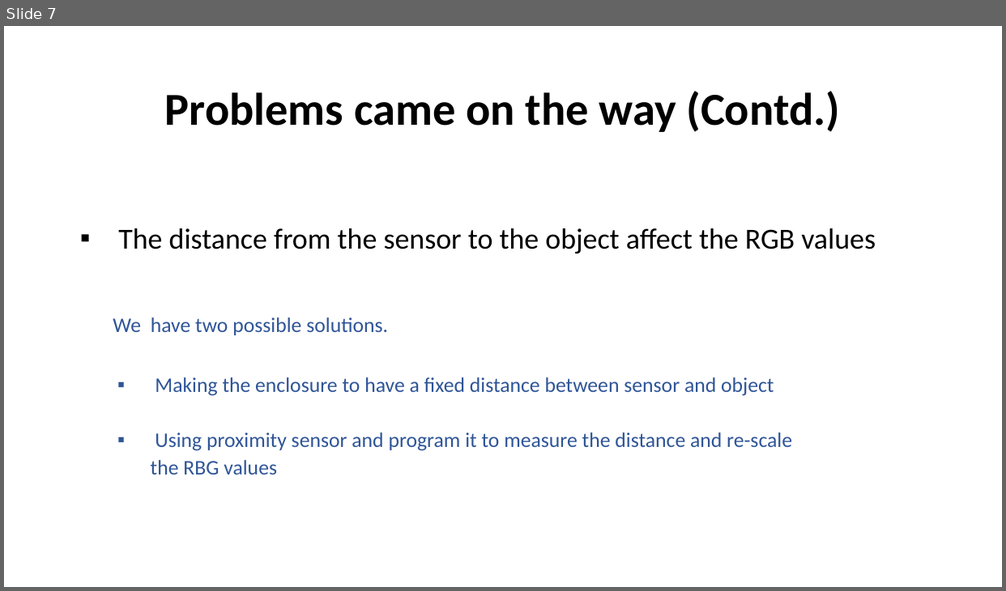
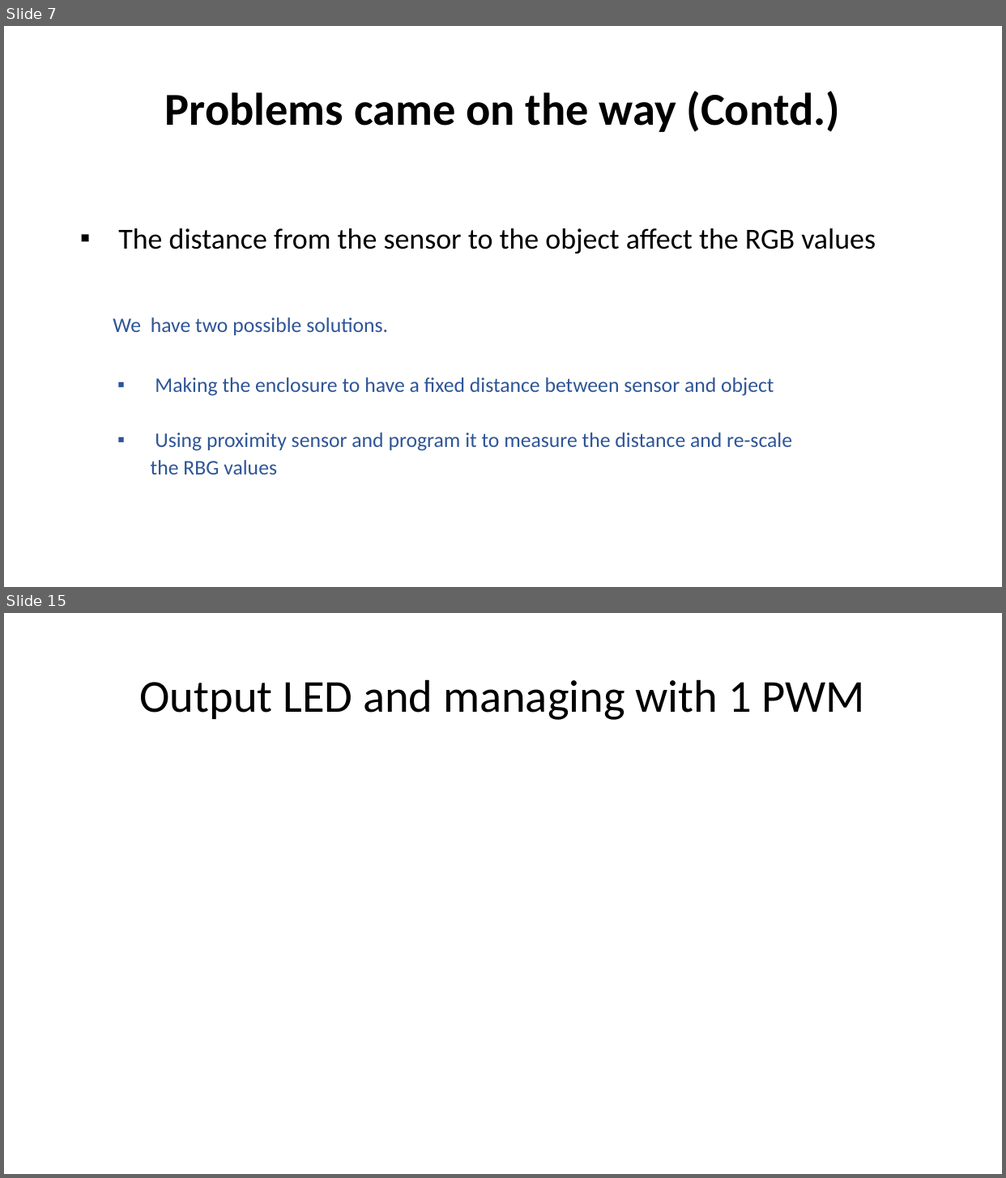
Before and after one commit to Team-Sagittarius-ENTC/RGBsensor, a slide deck: prabhashwara/PROGRESS AND SUMMARY.pptx. Shown one above the other, each under a label of ours: slide 7 before the commit, slides 7 and 15 after it; the slides between them are not shown. The pictures are 1006x591 and 1006x1178 pixels, drawn with LibreOffice and Linux fonts; fonts in the diff are those of the drawing. Boxes give left, top, right and bottom in pixels: in the first picture for what was removed or moved away, otherwise in the second. Text is boxed around its words. In the diff, an @@ line names an element or a change of style, - is before the commit and + after.

```diff
--- a/prabhashwara/PROGRESS AND SUMMARY.pptx
+++ b/prabhashwara/PROGRESS AND SUMMARY.pptx
@@ slide 15 added at [4,613,1002,1174], background #FFFFFF @@
@@ title added at [140,679,865,720], 44 pt, text #000000 @@
+Output LED and managing with 1 PWM
```
Also in this commit, not shown: 7 other slides added, 1 slide removed, 1 other file.
